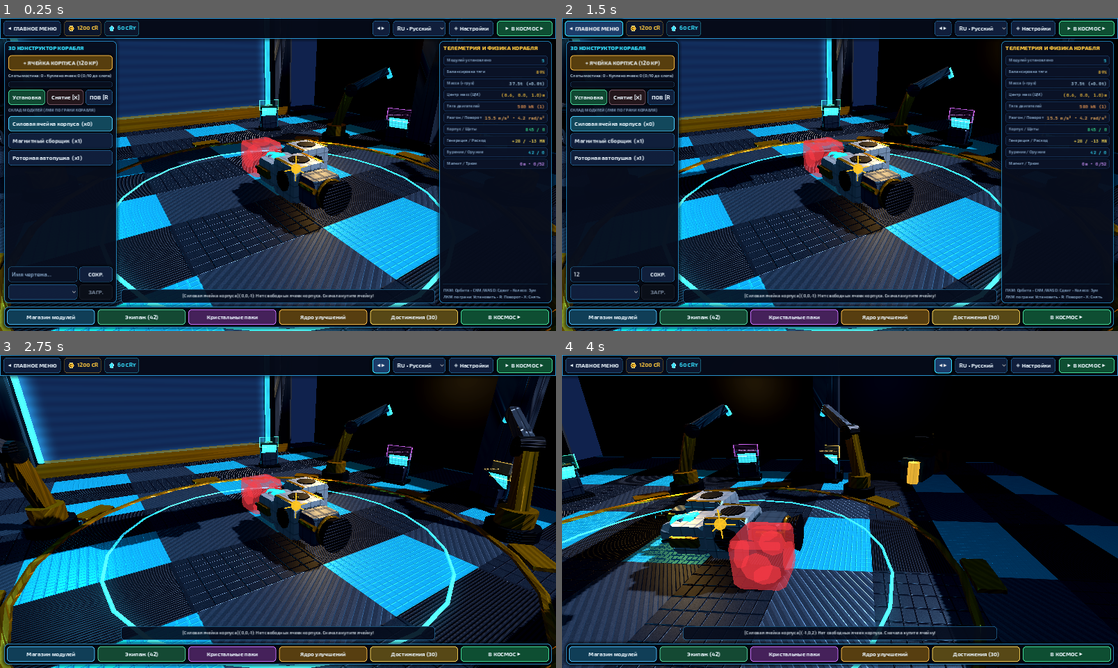
Above: before the commit, frames 1-4 (two rows, left to right).
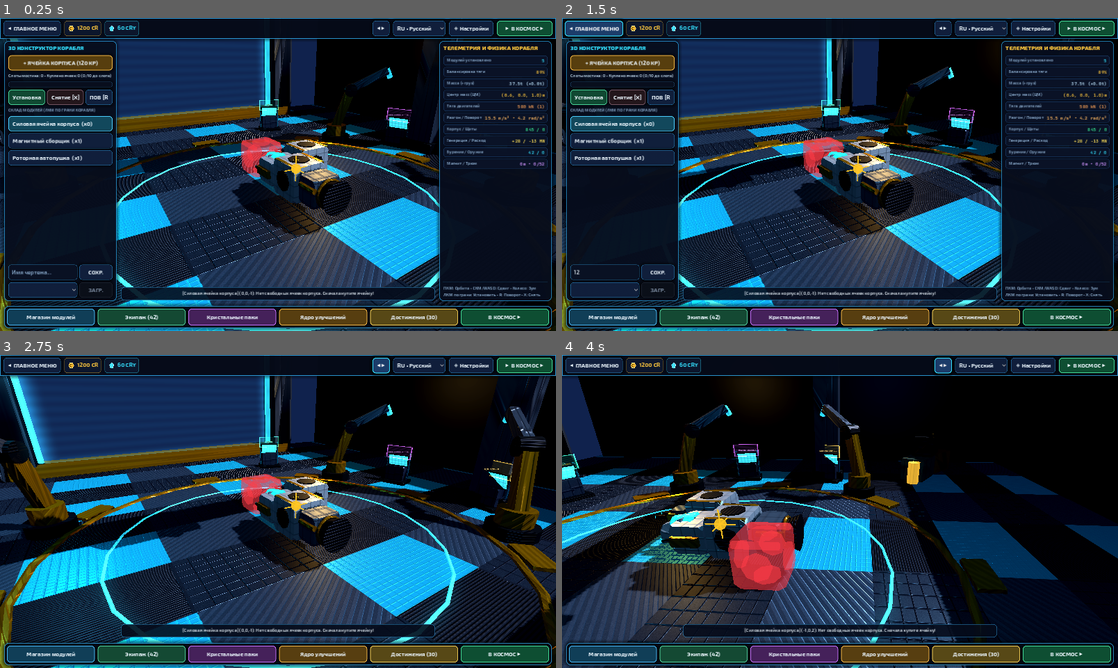
Above: after the commit, the same moments.

Repository: Ritmirchic/Roblox
Game: Godot game, scene res://scenes/hangar/Hangar3D.tscn
Two runs of this game, one before a commit and one after it. Both use one fixed random seed, a clock stepped at 60 frames per second and the inputs below. This scene is started directly instead of the project's main scene.
Inputs (mouse positions are in pixels of both pictures, inside the frame that each line leads up to):
- Up to frame 1 (0.25 s): no input
- Up to frame 2 (1.5 s): click (606, 274) at 0.52 s; type "12" at 0.6 s; click "◄ ГЛАВНОЕ МЕНЮ" at 1.25 s
- Up to frame 3 (2.75 s): click "◀▶" at 2 s
- Up to frame 4 (4 s): tap Enter at 2.75 s; move the mouse to (962, 495) at 2.77 s; hold D 2.78-3.5 s; hold Q 2.78-3.5 s; click (962, 495) at 2.92 s; tap Space at 3.02 s; drag from (728, 527) to (812, 574) at 3.52 s

The runs differ from the first frame. In frame 1, 5.1% of the frame differs, in the area x 0-100%, y 78-100%; in frame 2, 5.0%; in frame 3, 3.7%; in frame 4, 3.2%.

Commit message:
v2.0.0: fix HangarStatusToast vertical grow clearance & get_cargo_sale_value
Co-authored-by: arena-agent <297053741+arena-agent@users.noreply.github.com>

Diff:
--- a/scripts/autoload/ShipGrid.gd
+++ b/scripts/autoload/ShipGrid.gd
@@ -401,6 +401,16 @@
 				AchievementManager.record_event("collect_iron", added)
 		cargo_changed.emit()
 	return added
+
+func get_cargo_sale_value() -> int:
+	var buffs := _collect_buffs()
+	var val_mult := 1.0 + float(buffs.get("credit_mult", 0.0)) + float(buffs.get("all_stats_mult", 0.0))
+	var total_cr := 0
+	for k in cargo.keys():
+		var cnt := maxi(0, int(cargo[k]))
+		if cnt > 0 and GameData.RESOURCES.has(k):
+			total_cr += int(round(float(cnt * int(GameData.RESOURCES[k]["value"])) * val_mult))
+	return total_cr
 
 func sell_all_cargo() -> int:
 	var buffs := _collect_buffs()
--- a/scripts/hangar/Hangar3D.gd
+++ b/scripts/hangar/Hangar3D.gd
@@ -454,7 +454,7 @@
 	_left_panel.offset_left = 12
 	_left_panel.offset_right = 336
 	_left_panel.offset_top = 66
-	_left_panel.offset_bottom = -80
+	_left_panel.offset_bottom = -86
 	_left_panel.mouse_filter = Control.MOUSE_FILTER_STOP
 	_ui_root.add_child(_left_panel)
 
@@ -610,7 +610,7 @@
 	_right_panel.offset_left = -336
 	_right_panel.offset_right = -12
 	_right_panel.offset_top = 66
-	_right_panel.offset_bottom = -80
+	_right_panel.offset_bottom = -86
 	_right_panel.mouse_filter = Control.MOUSE_FILTER_STOP
 	_ui_root.add_child(_right_panel)
 
@@ -653,12 +653,13 @@
 	_status_box.anchor_right = 1.0
 	_status_box.anchor_top = 1.0
 	_status_box.anchor_bottom = 1.0
+	_status_box.grow_vertical = Control.GROW_DIRECTION_BEGIN
 	_status_box.offset_left = 348
 	_status_box.offset_right = -348
-	_status_box.offset_top = -120
-	_status_box.offset_bottom = -80
+	_status_box.offset_top = -126
+	_status_box.offset_bottom = -88
 	_status_box.mouse_filter = Control.MOUSE_FILTER_IGNORE
-	_status_box.add_theme_stylebox_override("panel", ThemeHelper.make_pill_style(Color(0.02, 0.045, 0.105, 0.90), Color(0.22, 0.72, 1.0, 0.65), 10, 12, 6))
+	_status_box.add_theme_stylebox_override("panel", ThemeHelper.make_pill_style(Color(0.02, 0.045, 0.105, 0.90), Color(0.22, 0.72, 1.0, 0.65), 10, 12, 5))
 	_ui_root.add_child(_status_box)
 
 	_status_banner = Label.new()
@@ -668,17 +669,18 @@
 	_status_banner.add_theme_font_size_override("font_size", 13)
 	_status_box.add_child(_status_banner)
 
-	# 5. RELOCATED BOTTOM STATION DOCK (y: H-70..H-10)
+	# 5. RELOCATED BOTTOM STATION DOCK (y: H-72..H-8)
 	_bottom_dock = PanelContainer.new()
 	_bottom_dock.name = "HangarBottomDock"
 	_bottom_dock.anchor_left = 0.0
 	_bottom_dock.anchor_right = 1.0
 	_bottom_dock.anchor_top = 1.0
 	_bottom_dock.anchor_bottom = 1.0
+	_bottom_dock.grow_vertical = Control.GROW_DIRECTION_BEGIN
 	_bottom_dock.offset_left = 12
 	_bottom_dock.offset_right = -12
-	_bottom_dock.offset_top = -70
-	_bottom_dock.offset_bottom = -10
+	_bottom_dock.offset_top = -72
+	_bottom_dock.offset_bottom = -8
 	_bottom_dock.mouse_filter = Control.MOUSE_FILTER_STOP
 	_bottom_dock.add_theme_stylebox_override("panel", ThemeHelper.make_panel_style(Color(0.022, 0.044, 0.10, 0.95), Color(0.22, 0.72, 1.0, 0.82), 13, 2, 8))
 	_ui_root.add_child(_bottom_dock)
--- a/scripts/ui/HangarStationPanels.gd
+++ b/scripts/ui/HangarStationPanels.gd
@@ -1050,12 +1050,9 @@
 	ref_hb.add_theme_constant_override("separation", 16)
 	ref_vb.add_child(ref_hb)
 
-	var cargo_units := ShipGrid.get_current_cargo_units()
-	var stats := ShipGrid.compute_ship_stats()
-	var preview_val := 0
-	for rk in ShipGrid.cargo.keys():
-		preview_val += int(ShipGrid.cargo[rk]) * int(GameData.RESOURCES[rk]["value"])
-	preview_val = int(round(float(preview_val) * float(stats["credit_mult"])))
+	var cargo_units: int = ShipGrid.get_current_cargo_units()
+	var stats: Dictionary = ShipGrid.compute_ship_stats()
+	var preview_val: int = ShipGrid.get_cargo_sale_value()
 
 	var clbl := Label.new()
 	clbl.size_flags_horizontal = Control.SIZE_EXPAND_FILL
